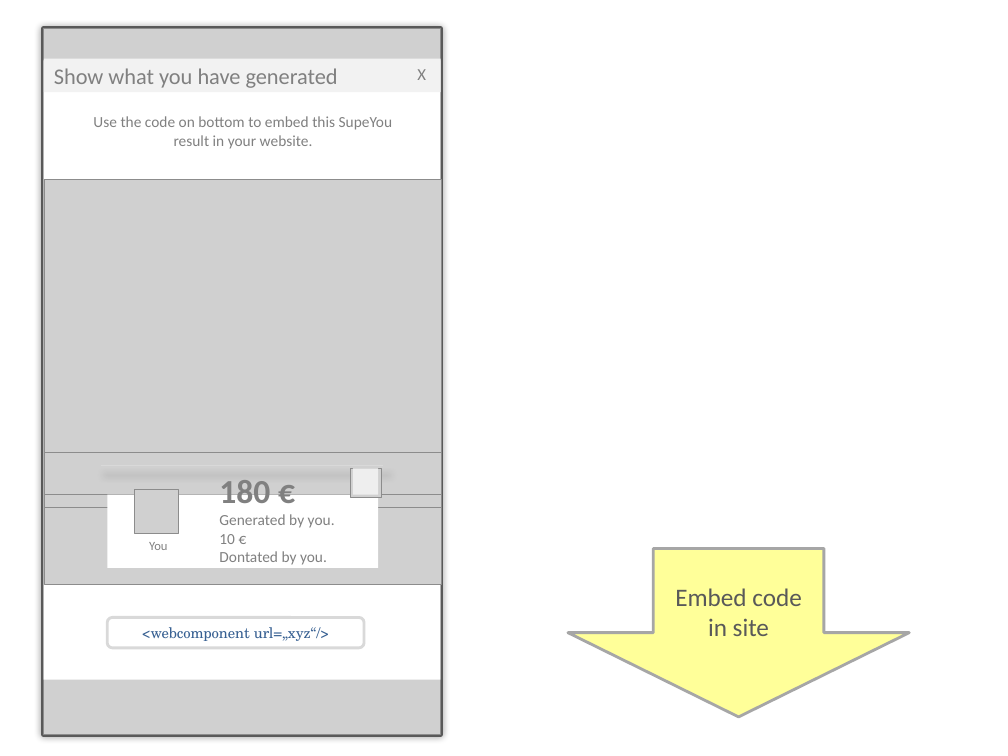
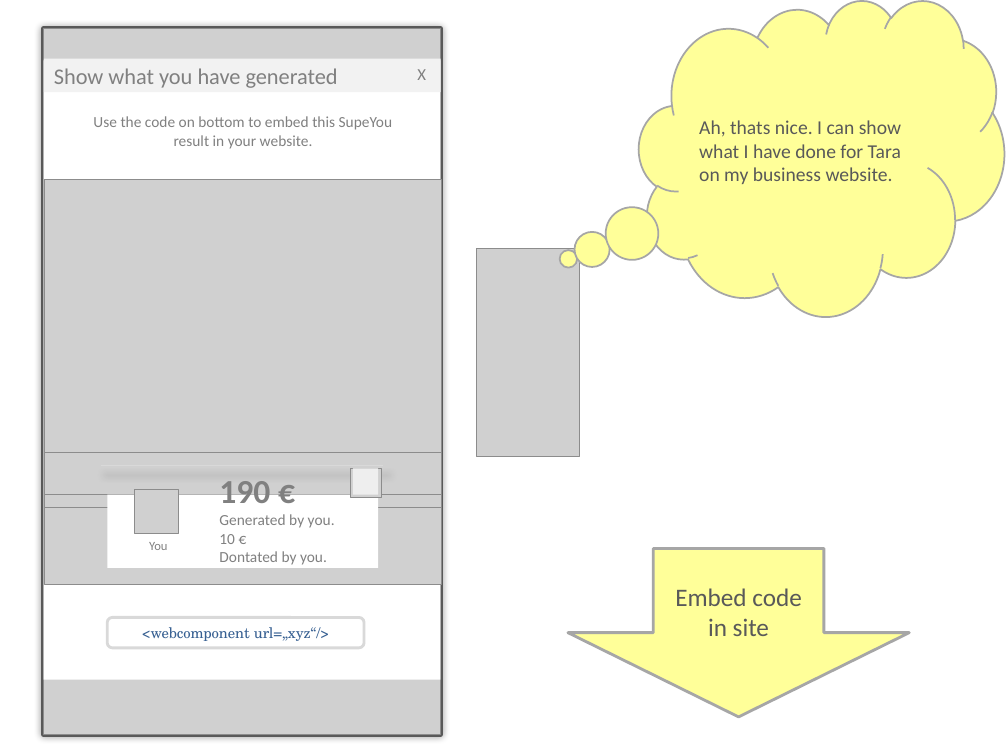
Before and after one commit to MoritzTheile/com.supeyou, a slide deck: slide 15 of com.supeyou.project/doc/SupeYou.pptx (slide 17 before the commit). Drawn at 1008x756 pixels with LibreOffice and Linux fonts; fonts in the diff are those of the drawing; grey boxes stand for pictures. Boxes give left, top, right and bottom in pixels: in the first picture for what was removed or moved away, otherwise in the second. Text is boxed around its words. In the diff, an @@ line names an element or a change of style, - is before the commit and + after.

```diff
--- a/com.supeyou.project/doc/SupeYou.pptx
+++ b/com.supeyou.project/doc/SupeYou.pptx
@@ thought cloud added at (639,0,1004,316), fill #FFFF99, outline #A6A6A6 1.25 pt, 14 pt, text #595959 @@
+Ah, thats nice. I can show what I have done for Tara on my business website.
@@ picture added at (477,249,580,457) @@
@@ text at (219,481,270,512): text changed @@
-180 €
+190 €
```
Also in this commit, not shown: 12 other slides changed, 7 slides added, 6 slides removed, 1 other file.
